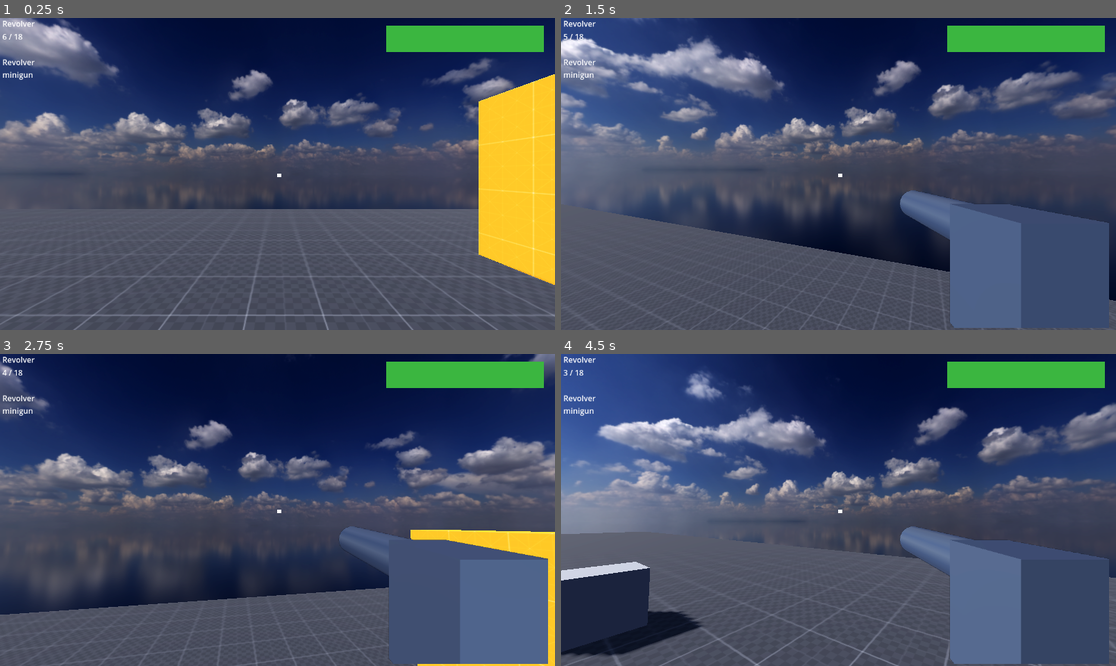
Above: before the commit, frames 1-4 (two rows, left to right).
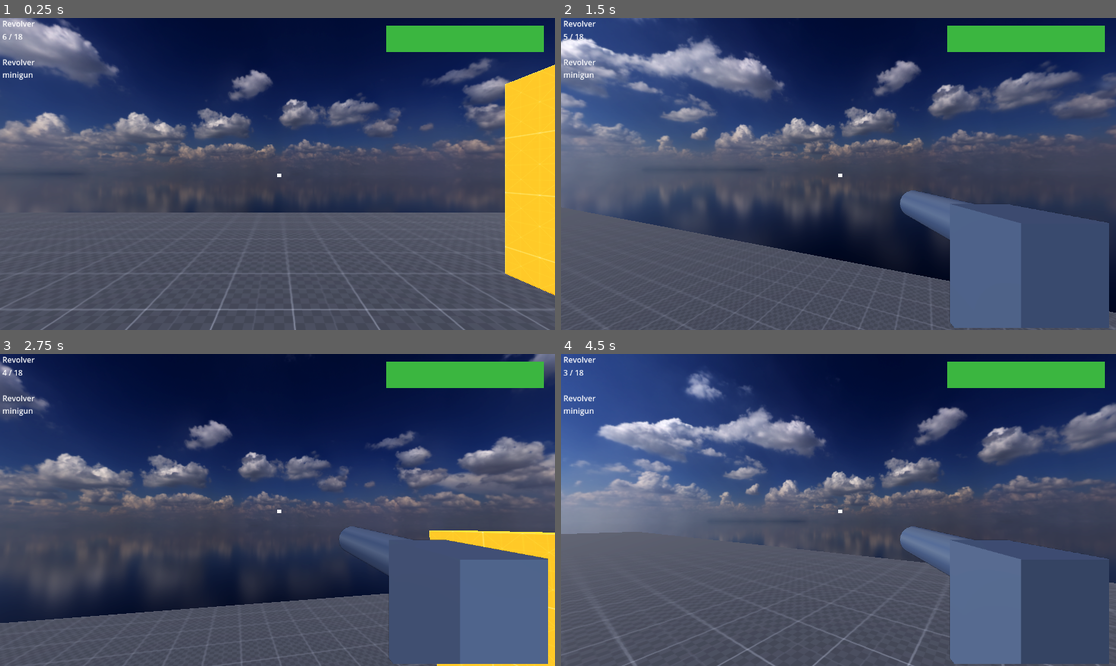
Above: after the commit, the same moments.

Repository: Inquisitor718/MadCow
Game: Godot game, scene res://scenes/main.tscn
The game is run twice, just before and just after one commit, with the same random seed, the same clock (stepped at 60 frames per second) and the same inputs.
Inputs (mouse positions are in pixels of both pictures, inside the frame that each line leads up to):
- Up to frame 1 (0.25 s): no input
- Up to frame 2 (1.5 s): tap Enter (ui_accept) at 0.5, 0.8, 1.35 s; move the mouse to (866, 174) at 0.52 s; press the mouse at (866, 174) at 0.53 s; hold Up (ui_up) from 0.53 s (still down); tap Space (jump) at 0.77, 1.07 s; move the mouse to (810, 174) at 1.27 s; release the mouse at (810, 174) at 1.28 s
- Up to frame 3 (2.75 s): keep holding Up (ui_up); tap Space (jump) at 1.52, 1.55, 1.82, 2.1 s; move the mouse to (288, 503) at 2.02 s; press the mouse at (288, 503) at 2.03 s
- Up to frame 4 (4.5 s): keep holding Up (ui_up); move the mouse to (832, 516) at 2.77 s; release the mouse at (832, 516) at 2.78 s; click (832, 516) at 2.85 s; tap Space (jump) at 3.02, 3.32, 3.77, 3.8, 4.07 s; tap Enter (ui_accept) at 3.05 s; move the mouse to (877, 513) at 3.52 s; hold Ctrl (crouch) 3.53-4.28 s; move the mouse to (794, 506) at 4.27 s; tap E (free_look) at 4.35 s

The runs differ from the first frame. In frame 1, 5.8% of the frame differs, in the area x 0-100%, y 14-100%; in frame 2, 1.5%; in frame 3, 2.0%; in frame 4, 6.2%, in the area x 0-100%, y 57-100%.

Commit message:
enemy damaging player

Diff:
--- a/madcow-decease/scenes/enemy.tscn
+++ b/madcow-decease/scenes/enemy.tscn
@@ -3,7 +3,7 @@
 [ext_resource type="Script" uid="uid://dg5usppean0mn" path="res://scripts/enemy.gd" id="1_7p1mj"]
 
 [sub_resource type="SphereShape3D" id="SphereShape3D_md0e3"]
-radius = 8.0
+radius = 10.0
 
 [sub_resource type="CapsuleShape3D" id="CapsuleShape3D_7p1mj"]
 
@@ -85,14 +85,16 @@
 transform = Transform3D(-4.37114e-08, -1, 0, 1, -4.37114e-08, 0, 0, 0, 1, 0.124811, -0.0577605, 0.0625288)
 mesh = SubResource("CapsuleMesh_5uy6h")
 
-[node name="Eyes" type="Node3D" parent="."]
-
-[node name="RayCast3D" type="RayCast3D" parent="Eyes"]
+[node name="RayCast3D" type="RayCast3D" parent="."]
 transform = Transform3D(1, 0, 0, 0, 1, 0, 0, 0, 1, 0, 0.5, 0)
 target_position = Vector3(0, 0, -10)
 debug_shape_thickness = 5
 
+[node name="Eyes" type="Node3D" parent="."]
+
 [node name="ShootTimer" type="Timer" parent="."]
+
+[node name="NavigationAgent3D" type="NavigationAgent3D" parent="."]
 
 [connection signal="body_entered" from="SightRange" to="." method="_on_sight_range_body_entered"]
 [connection signal="body_exited" from="SightRange" to="." method="_on_sight_range_body_exited"]
--- a/madcow-decease/scenes/level.tscn
+++ b/madcow-decease/scenes/level.tscn
@@ -1,9 +1,7 @@
-[gd_scene load_steps=7 format=3 uid="uid://ccb1x31rk1xrh"]
+[gd_scene load_steps=5 format=3 uid="uid://ccb1x31rk1xrh"]
 
 [ext_resource type="Texture2D" uid="uid://ddvi8x568u7vh" path="res://assets/textures/dev/grids/Dark/texture_07.png" id="1_2q6dc"]
 [ext_resource type="Texture2D" uid="uid://cumosmcfe46rx" path="res://assets/textures/dev/grids/Orange/texture_05.png" id="2_w7c3h"]
-[ext_resource type="PackedScene" uid="uid://c6qqhoiccfc6n" path="res://scenes/player_S_.tscn" id="3_w8frs"]
-[ext_resource type="PackedScene" uid="uid://mx076i2bgxwe" path="res://scenes/test_enemy.tscn" id="4_mx8sn"]
 
 [sub_resource type="StandardMaterial3D" id="StandardMaterial3D_j1pjq"]
 albedo_texture = ExtResource("1_2q6dc")
@@ -26,9 +24,3 @@
 transform = Transform3D(1, 0, 0, 0, 1, 0, 0, 0, 1, 4.5, 2.25, 0)
 size = Vector3(1, 3.5, 8)
 material = SubResource("StandardMaterial3D_w8frs")
-
-[node name="Player" parent="." instance=ExtResource("3_w8frs")]
-transform = Transform3D(1, 0, 0, 0, 1, 0, 0, 0, 1, -0.59694, 1.53298, 0.65011)
-
-[node name="test_enemy" parent="." instance=ExtResource("4_mx8sn")]
-transform = Transform3D(1, 0, 0, 0, 1, 0, 0, 0, 1, -6, 1, 0)
--- a/madcow-decease/scenes/main.tscn
+++ b/madcow-decease/scenes/main.tscn
@@ -2,7 +2,8 @@
 
 [ext_resource type="Texture2D" uid="uid://brivwk7k870tw" path="res://assets/hdris/kloofendal_48d_partly_cloudy_puresky_2k.hdr" id="1_sugp2"]
 [ext_resource type="PackedScene" uid="uid://ccb1x31rk1xrh" path="res://scenes/level.tscn" id="2_jyhfs"]
-[ext_resource type="Script" uid="uid://bepvssds3fs57" path="res://scripts/Movement.gd" id="3_sugp2"]
+[ext_resource type="PackedScene" uid="uid://c6qqhoiccfc6n" path="res://scenes/player_S_.tscn" id="3_sugp2"]
+[ext_resource type="PackedScene" uid="uid://d4ngn0yl2kq33" path="res://scenes/enemy.tscn" id="4_jyhfs"]
 
 [sub_resource type="PanoramaSkyMaterial" id="PanoramaSkyMaterial_sugp2"]
 panorama = ExtResource("1_sugp2")
@@ -17,10 +18,9 @@
 tonemap_mode = 2
 glow_enabled = true
 
-[sub_resource type="CapsuleShape3D" id="CapsuleShape3D_0wfyh"]
-
-[sub_resource type="CapsuleShape3D" id="CapsuleShape3D_sugp2"]
-height = 1.2
+[sub_resource type="NavigationMesh" id="NavigationMesh_sugp2"]
+vertices = PackedVector3Array(4.5, 1, 9.5, 4.5, 1, 4.75, 3.5, 1, 4.5, -49.5, 1, 9.5, 3.5, 1, -4.25, 4.75, 1, -4.5, 4.75, 1, -9.5, -49.5, 1, -9.5, 5.75, 1, -4.25, 49.5, 1, -9.5, 5.75, 1, 4.25, 49.5, 1, 9.5)
+polygons = [PackedInt32Array(1, 0, 2), PackedInt32Array(2, 0, 3), PackedInt32Array(5, 4, 6), PackedInt32Array(6, 4, 7), PackedInt32Array(2, 3, 4), PackedInt32Array(4, 3, 7), PackedInt32Array(5, 6, 8), PackedInt32Array(8, 6, 9), PackedInt32Array(1, 10, 0), PackedInt32Array(0, 10, 11), PackedInt32Array(8, 9, 10), PackedInt32Array(10, 9, 11)]
 
 [node name="Main" type="Node3D"]
 
@@ -33,30 +33,16 @@
 [node name="WorldEnvironment" type="WorldEnvironment" parent="."]
 environment = SubResource("Environment_tipki")
 
-[node name="level" parent="." instance=ExtResource("2_jyhfs")]
+[node name="NavigationRegion3D" type="NavigationRegion3D" parent="."]
+navigation_mesh = SubResource("NavigationMesh_sugp2")
+navigation_layers = 17
 
-[node name="Player" type="CharacterBody3D" parent="."]
-transform = Transform3D(1, 0, 0, 0, 1, 0, 0, 0, 1, -4, 1.5, 0)
-script = ExtResource("3_sugp2")
+[node name="level" parent="NavigationRegion3D" instance=ExtResource("2_jyhfs")]
 
-[node name="StandingCollisionShape3D" type="CollisionShape3D" parent="Player"]
-shape = SubResource("CapsuleShape3D_0wfyh")
+[node name="Player" parent="." instance=ExtResource("3_sugp2")]
+transform = Transform3D(1, 0, 0, 0, 1, 0, 0, 0, 1, -0.20854, 1.60383, -0.238947)
 
-[node name="CrouchingCollisionShape3D" type="CollisionShape3D" parent="Player"]
-transform = Transform3D(1, 0, 0, 0, 1, 0, 0, 0, 1, 0, -0.4, 0)
-shape = SubResource("CapsuleShape3D_sugp2")
-disabled = true
-
-[node name="RayCast3D" type="RayCast3D" parent="Player"]
-transform = Transform3D(1, 0, 0, 0, -2, 1.50996e-07, 0, -3.01992e-07, -1, 0, -1, 0)
-debug_shape_custom_color = Color(0, 0, 0.756863, 1)
-debug_shape_thickness = 3
-
-[node name="neck" type="Node3D" parent="Player"]
-transform = Transform3D(-4.37114e-08, 0, -1, 0, 1, 0, 1, 0, -4.37114e-08, 0, 0.8, 0)
-
-[node name="head" type="Node3D" parent="Player/neck"]
-
-[node name="eyes" type="Node3D" parent="Player/neck/head"]
-
-[node name="Camera3D" type="Camera3D" parent="Player/neck/head/eyes"]
+[node name="Enemy" parent="." node_paths=PackedStringArray("navigation_region") instance=ExtResource("4_jyhfs")]
+transform = Transform3D(-4.37114e-08, 0, -1, 0, 1, 0, 1, 0, -4.37114e-08, -43, 1.5, 0)
+collision_layer = 17
+navigation_region = NodePath("../NavigationRegion3D")
--- a/madcow-decease/scenes/player_S_.tscn
+++ b/madcow-decease/scenes/player_S_.tscn
@@ -272,6 +272,12 @@
 &"RevolverReload": SubResource("Animation_jdn2x"),
 &"RevolverShoot": SubResource("Animation_lk2ay")
 }
+
+[sub_resource type="StandardMaterial3D" id="StandardMaterial3D_flsqn"]
+albedo_color = Color(0, 0.717647, 0, 1)
+
+[sub_resource type="CapsuleMesh" id="CapsuleMesh_4j2pt"]
+material = SubResource("StandardMaterial3D_flsqn")
 
 [node name="Player" type="CharacterBody3D" groups=["player_S"]]
 script = ExtResource("1_gkn25")
@@ -381,6 +387,9 @@
 unique_name_in_owner = true
 transform = Transform3D(1, 0, 0, 0, 1, 0, 0, 0, 1, 0.330302, -0.110232, -0.826832)
 
+[node name="MeshInstance3D" type="MeshInstance3D" parent="."]
+mesh = SubResource("CapsuleMesh_4j2pt")
+
 [connection signal="Update_Ammo" from="Head/Camera3D/W_Manager" to="CanvasLayer" method="_on_w_manager_update_ammo"]
 [connection signal="Update_Weapon_Stack" from="Head/Camera3D/W_Manager" to="CanvasLayer" method="_on_w_manager_update_weapon_stack"]
 [connection signal="Weapon_Change" from="Head/Camera3D/W_Manager" to="CanvasLayer" method="_on_w_manager_weapon_change"]
--- a/madcow-decease/scripts/enemy.gd
+++ b/madcow-decease/scripts/enemy.gd
@@ -9,42 +9,57 @@
 var state = IDLE
 var target
 
-const TURN_SPEED = 3
-const SPEED = 5.0
-const JUMP_VELOCITY = 4.5
+@export var TURN_SPEED = 3
+@export var enemy_health = 500
 
+@onready var eyes: Node3D = $Eyes
+@onready var ray_cast_3d: RayCast3D = $RayCast3D
+@onready var navigation_agent_3d: NavigationAgent3D = $NavigationAgent3D
+@export var navigation_region: NavigationRegion3D
+@onready var shoot_timer: Timer = $ShootTimer
 
 func _on_sight_range_body_entered(body: Node3D) -> void:
-	pass
+	if body.is_in_group("Player") || body.is_in_group("player_S"):
+		state = TRACKING
+		target = body
+		shoot_timer.start()
 
 
 func _on_sight_range_body_exited(body: Node3D) -> void:
-	pass
+	state = IDLE
+	shoot_timer.stop()
+
+func _on_shoot_timer_timeout() -> void:
+	if ray_cast_3d.is_colliding():
+		var hit = ray_cast_3d.get_collider()
+		if hit == target:
+			hit.dmg(20)
+			print("Hit!")
 
 
-func _on_shoot_timer_timeout() -> void:
-	pass
 
+func set_movement_target(target: Vector3):
+	navigation_agent_3d.set_target_position(target)
+
+func patroll():
+	var vertices = navigation_region.navigation_mesh.get_vertices()
+	if vertices.size() > 0:
+		set_movement_target(vertices[randi_range(0, vertices.size() - 1)])
+
+func Hit(dmg):
+	enemy_health -= dmg
+	print("Enemy Health:", enemy_health)
+	if enemy_health <= 0:
+		queue_free()
 
 func _physics_process(delta: float) -> void:
-	# Add the gravity.
-	if not is_on_floor():
-		velocity += get_gravity() * delta
+	match state:
+		IDLE:
+			patroll()
+		TRACKING:
+			eyes.look_at(target.global_transform.origin, Vector3.UP)
+			rotate_y(deg_to_rad(eyes.rotation.y * TURN_SPEED))
 
-	# Handle jump.
-	if Input.is_action_just_pressed("ui_accept") and is_on_floor():
-		velocity.y = JUMP_VELOCITY
-
-	var input_dir := Input.get_vector("ui_left", "ui_right", "ui_up", "ui_down")
-	var direction := (transform.basis * Vector3(input_dir.x, 0, input_dir.y)).normalized()
-	if direction:
-		velocity.x = direction.x * SPEED
-		velocity.z = direction.z * SPEED
-	else:
-		velocity.x = move_toward(velocity.x, 0, SPEED)
-		velocity.z = move_toward(velocity.z, 0, SPEED)
-
-	move_and_slide()
 
 
 
Not shown: 1 places in madcow-decease/scenes/player_S_.tscn that only renumber resources
